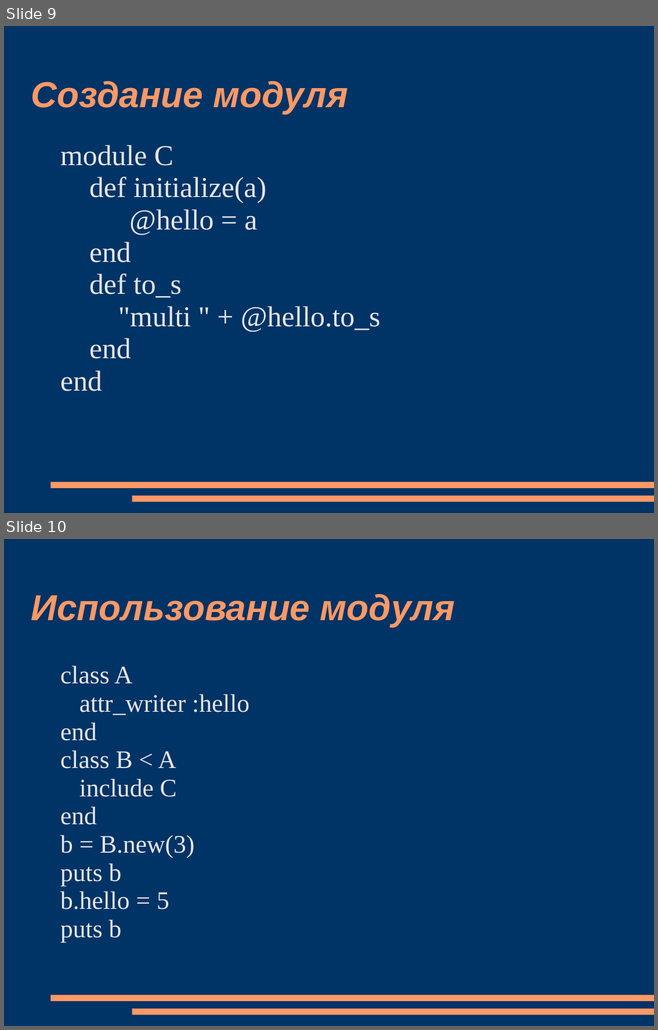
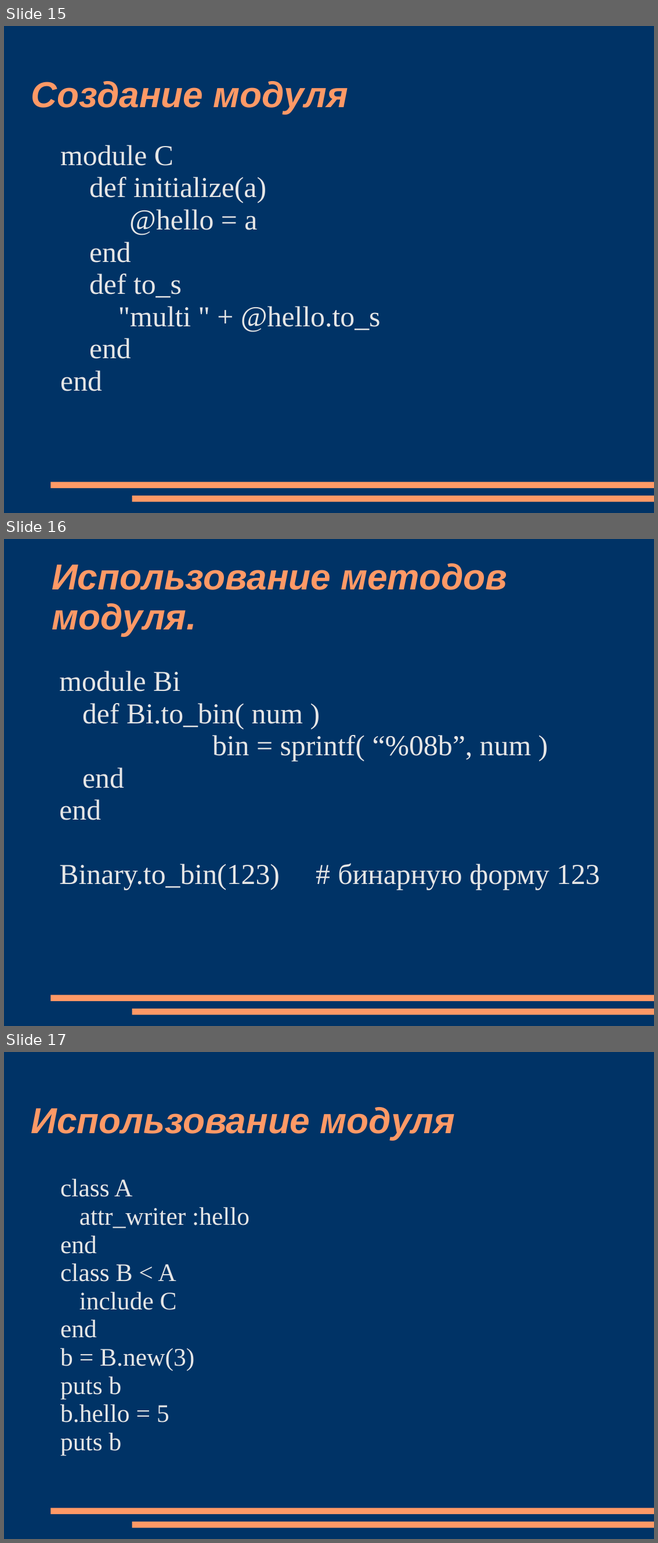
Before and after one commit to sidorovis/restudy, a slide deck: _ООПИС/Lection/ruby.ppt. Shown one above the other, each under a label of ours: slides 9 and 10 before the commit, slides 15, 16 and 17 after it. The pictures are 658x1030 and 658x1543 pixels, drawn with LibreOffice and Linux fonts; fonts in the diff are those of the drawing. Boxes give left, top, right and bottom in pixels: in the first picture for what was removed or moved away, otherwise in the second. Text is boxed around its words. In the diff, an @@ line names an element or a change of style, - is before the commit and + after.

```diff
--- a/_ООПИС/Lection/ruby.ppt
+++ b/_ООПИС/Lection/ruby.ppt
@@ slide 16 added at (4,539,654,1026), background #003366; not listed: 2 template elements that a slide beside it also shows @@
@@ title added at (52,563,507,636), 40 pt, text #FF9966, bold, italic @@
+Использование методов модуля.
@@ text added at (59,671,600,890), 32 pt, text #E6E6E6 @@
+module Bi
+def Bi.to_bin( num )
+bin = sprintf( “%08b”, num )
+end
+end
+Binary.to_bin(123) # бинарную форму 123
@@ what was slide 9 is now slide 15 @@
@@ what was slide 10 is now slide 17 @@
```
Also in this commit, not shown: 3 slides changed, 8 other slides added, 1 slide removed, 1 other file.
